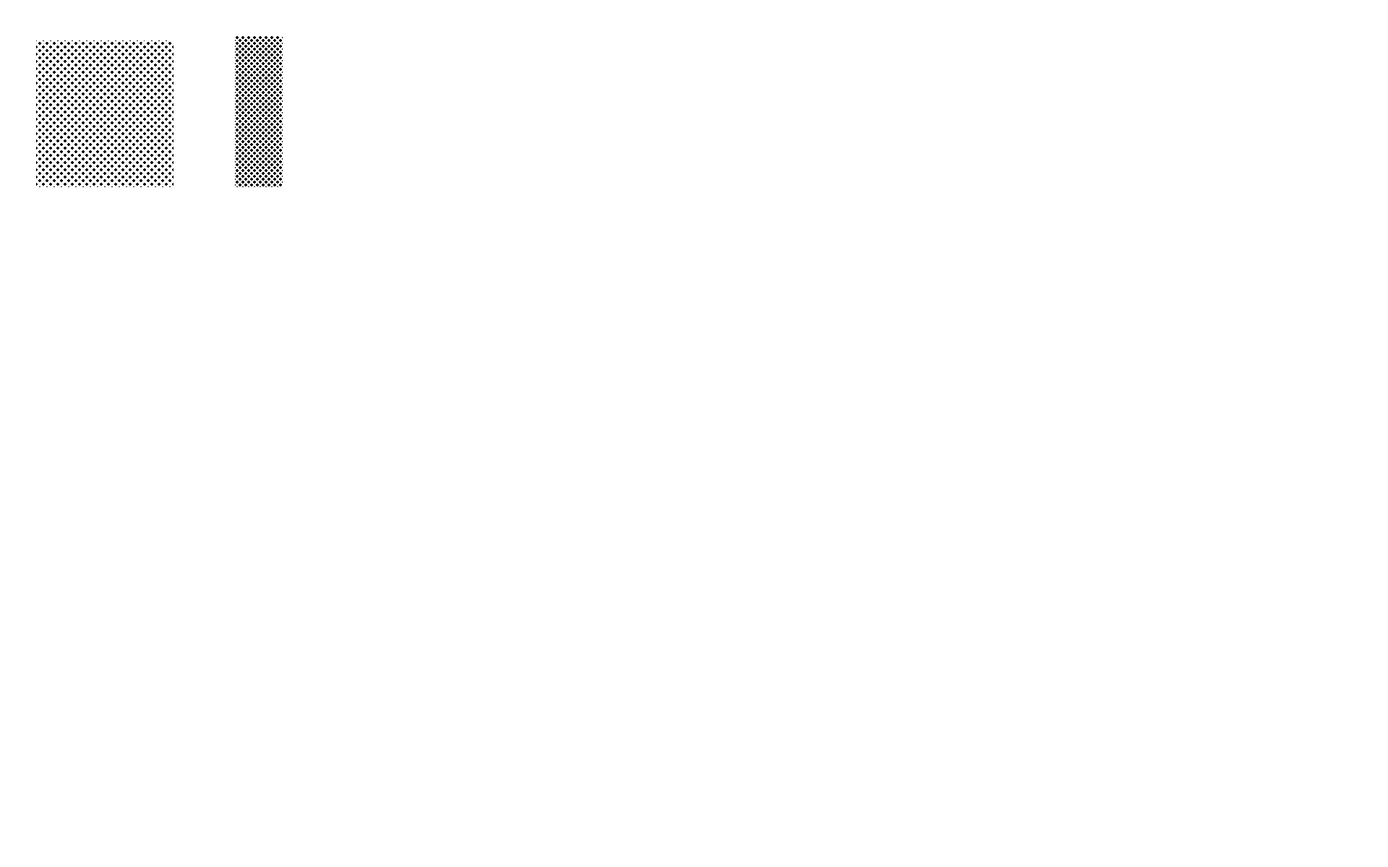
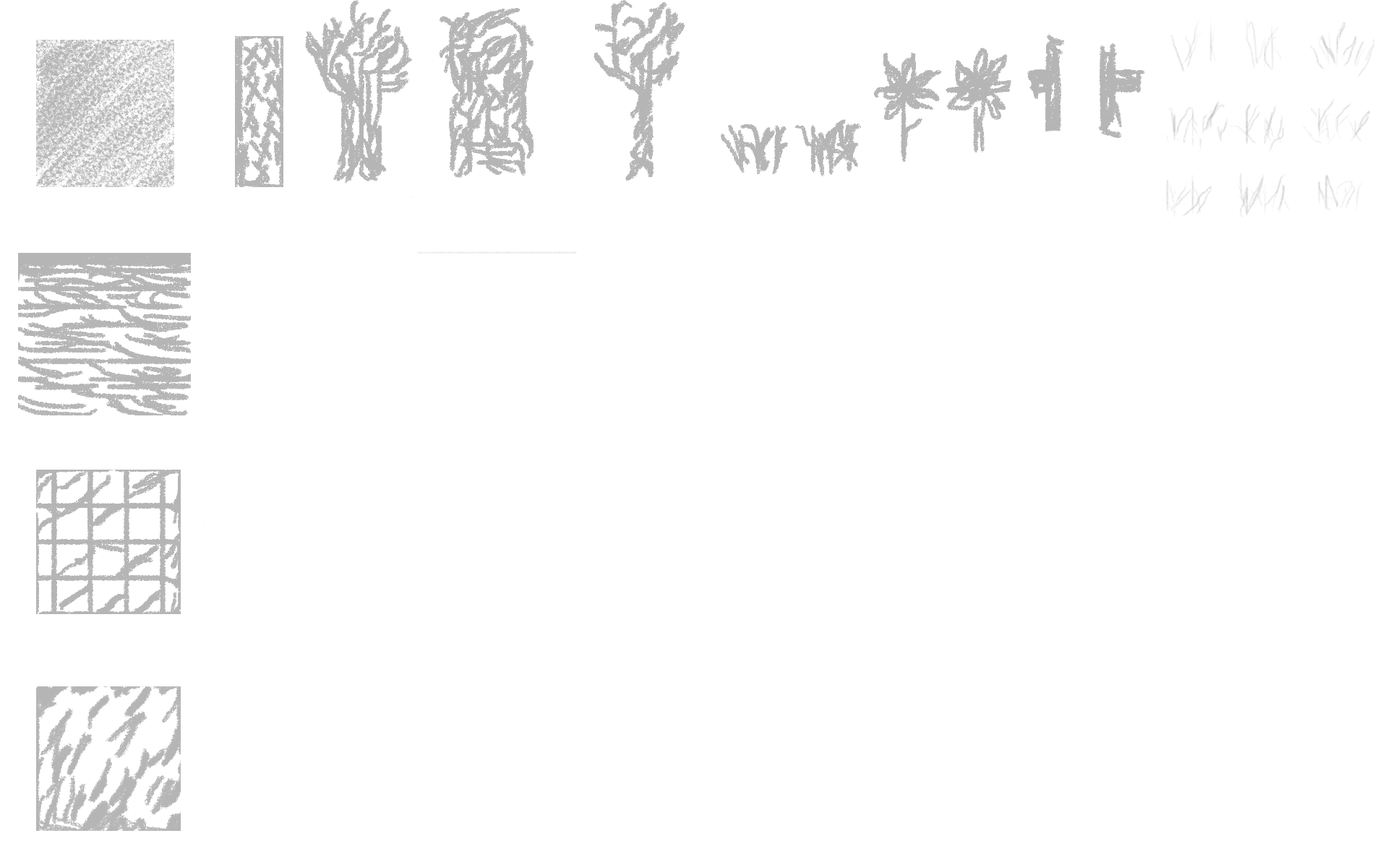
The second 1388 x 867 image is a revision of the first. Changes to its layers:
painted on "图层 1" over bbox(18, 0, 1374, 832)
added layer "图层 3" above "图层 2" over bbox(234, 0, 1374, 323)
